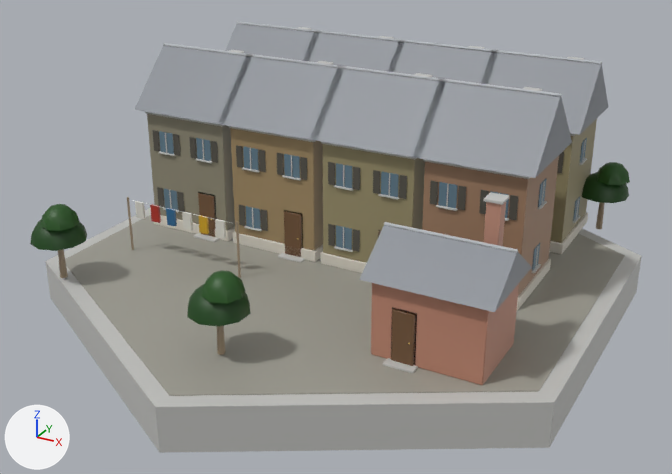
One commit to the glTF model native/godot/assets/art/blender/workerHouse_us.glb: the scene before it, then after it.
One viewpoint serves both versions: a camera (50 mm lens) standing at (16.5, -30.8, 16.4) and looking at (0.0, -0.8, 1.4). Lighting does not change. The marker at lower left points along +X, +Y and +Z. The older version comes first. Vertices at exactly the same position are counted once.

Script lines for the objects in view, before the commit:
```python
me_leaf = bpy.data.meshes.new('leaf')
me_leaf.from_pydata(...)  # 198 vertices, 330 faces; spans x -9.8..9.5, y -9.9..9.1, z 1.8..3.4
me_leaf.materials.append(mat_leaf)
me_metal = bpy.data.meshes.new('metal')
me_metal.from_pydata(...)  # 108 vertices, 180 faces; spans x -9.5..8.7, y -5.0..6.7, z 4.2..7.8
me_metal.materials.append(mat_metal)
me_pavers = bpy.data.meshes.new('pavers')
me_pavers.from_pydata(...)  # 12 vertices, 20 faces; spans x -10.0..10.0, y -11.6..11.6, z 0.1
me_pavers.materials.append(mat_pavers)
me_wall_concrete = bpy.data.meshes.new('wall_concrete')
me_wall_concrete.from_pydata(...)  # 2428 vertices, 4300 faces; spans x -10.7..10.7, y -12.3..12.3, z -1.6..7.8
me_wall_concrete.materials.append(mat_wall_concrete)
me_wood = bpy.data.meshes.new('wood')
me_wood.from_pydata(...)  # 858 vertices, 1436 faces; spans x -9.1..8.5, y -8.9..8.5, z 0.1..5.3
me_wood.materials.append(mat_wood)
ob_leaf = bpy.data.objects.new('leaf', me_leaf)
ob_leaf.location = (0.0, 0.0, 0.0)
ob_metal = bpy.data.objects.new('metal', me_metal)
ob_metal.location = (0.0, 0.0, 0.0)
ob_pavers = bpy.data.objects.new('pavers', me_pavers)
ob_pavers.location = (0.0, 0.0, 0.0)
ob_wall_concrete = bpy.data.objects.new('wall_concrete', me_wall_concrete)
ob_wall_concrete.location = (0.0, 0.0, 0.0)
ob_wood = bpy.data.objects.new('wood', me_wood)
ob_wood.location = (0.0, 0.0, 0.0)
# also in view: 'glass' at (-0.8, 3.0, 2.8); 'roof_slate' at (-0.4, 1.1, 5.4); 'brick' at (1.0, 0.4, 3.9); 'stone' at (-0.8, 3.8, 0.4); 'paint' at (-5.5, -3.6, 2.1)
```
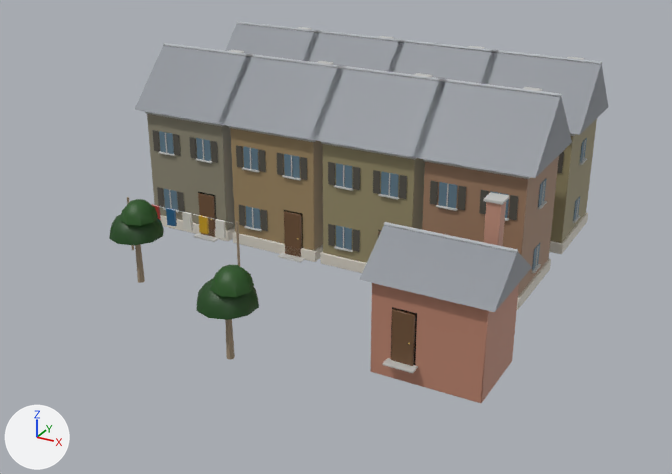
Pixel boxes (x1, y1, x2, y2) of what changed, in the pictures (672 x 474 px; the box of a moved part takes in the faces that stretch with it):
'pavers', deleted
    before: (65, 215, 625, 396)
'wall_concrete', reshaped (26% narrower, 19% shorter)
    before: (45, 27, 642, 453)
    after: (145, 27, 587, 373)
'wood', reshaped (14% narrower)
    before: (58, 114, 604, 366)
    after: (127, 114, 597, 366)
'leaf', reshaped
    before: (30, 162, 630, 326)
    after: (109, 199, 259, 320)
part 1 of me_leaf, moved or reshaped (not visible afterwards)
    before: (582, 172, 629, 203)
part 2 of me_leaf, moved or reshaped (not visible afterwards)
    before: (597, 162, 630, 185)
part 3 of me_leaf, moved or reshaped
    before: (30, 219, 87, 251)
    after: (109, 214, 164, 245)
part 4 of me_leaf, moved or reshaped
    before: (41, 204, 80, 231)
    after: (120, 199, 158, 226)
part 5 of me_leaf, moved or reshaped
    before: (187, 284, 251, 326)
    after: (197, 278, 259, 320)
part 6 of me_leaf, moved or reshaped
    before: (202, 270, 246, 304)
    after: (211, 265, 254, 297)
part 7 of me_wall_concrete, deleted
    before: (45, 208, 642, 453)
part 8 of me_wood, moved or reshaped (not visible afterwards)
    before: (596, 202, 604, 229)
part 9 of me_wood, moved or reshaped
    before: (58, 249, 68, 278)
    after: (135, 244, 145, 283)
part 10 of me_wood, moved or reshaped
    before: (217, 326, 226, 355)
    after: (225, 319, 235, 360)

Edits to the bpy script that builds the scene:
```text
Change me_leaf:
    used by ob_leaf; location = (0.0, 0.0, 0.0)
    remove me_leaf.from_pydata(...)  # 198 vertices, 330 faces; spans x -9.8..9.5, y -9.9..9.1, z 1.8..3.4
    add me_leaf.from_pydata(...)  # 198 vertices, 330 faces; spans x -7.5..7.1, y -9.4..6.8, z 1.8..3.4
    me_leaf part 1: the loose piece of 41 vertices spanning x 7.4..9.4, y 6.9..9.1, z 1.8..2.8 is moved by (-2.4, -2.3, 0.0)
    me_leaf part 2: the loose piece of 25 vertices spanning x 8.0..9.5, y 7.1..8.5, z 2.6..3.4 is moved by (-2.4, -2.3, 0.0)
    me_leaf part 3: the loose piece of 41 vertices spanning x -9.8..-7.8, y -8.1..-5.9, z 1.8..2.8 is moved by (2.3, 1.8, 0.0)
    me_leaf part 4: the loose piece of 25 vertices spanning x -9.2..-7.7, y -7.9..-6.5, z 2.6..3.4 is moved by (2.3, 1.8, 0.0)
    me_leaf part 5: the loose piece of 41 vertices spanning x -1.0..1.0, y -9.9..-7.7, z 1.8..2.8 is moved by (0.0, 0.5, 0.0)
    me_leaf part 6: the loose piece of 25 vertices spanning x -0.4..1.1, y -9.7..-8.3, z 2.6..3.4 is moved by (0.0, 0.5, 0.0)
Change me_wall_concrete:
    used by ob_wall_concrete; location = (0.0, 0.0, 0.0)
    remove me_wall_concrete.from_pydata(...)  # 2428 vertices, 4300 faces; spans x -10.7..10.7, y -12.3..12.3, z -1.6..7.8
    add me_wall_concrete.from_pydata(...)  # 2416 vertices, 4280 faces; spans x -9.3..7.9, y -6.8..8.6, z 0.1..7.8
    me_wall_concrete part 7: the loose piece of 12 vertices spanning x -10.7..10.7, y -12.3..12.3, z -1.6..0.1 is deleted
Change me_wood:
    used by ob_wood; location = (0.0, 0.0, 0.0)
    remove me_wood.from_pydata(...)  # 858 vertices, 1436 faces; spans x -9.1..8.5, y -8.9..8.5, z 0.1..5.3
    add me_wood.from_pydata(...)  # 858 vertices, 1436 faces; spans x -9.1..7.6, y -8.4..8.5, z -0.2..5.3
    me_wood part 8: the loose piece of 14 vertices spanning x 8.3..8.5, y 7.9..8.1, z 0.2..2.2 is scaled about its middle by (1, 1, 1.23), then moved by (-2.4, -2.3, -0.2)
    me_wood part 9: the loose piece of 14 vertices spanning x -8.9..-8.7, y -7.1..-6.9, z 0.2..2.2 is scaled about its middle by (1, 1, 1.23), then moved by (2.3, 1.8, -0.2)
    me_wood part 10: the loose piece of 14 vertices spanning x -0.1..0.1, y -8.9..-8.7, z 0.2..2.2 is scaled about its middle by (1, 1, 1.23), then moved by (0.0, 0.5, -0.2)
Remove ob_pavers:
    ob_pavers = bpy.data.objects.new('pavers', me_pavers)
    ob_pavers.location = (0.0, 0.0, 0.0)
```
